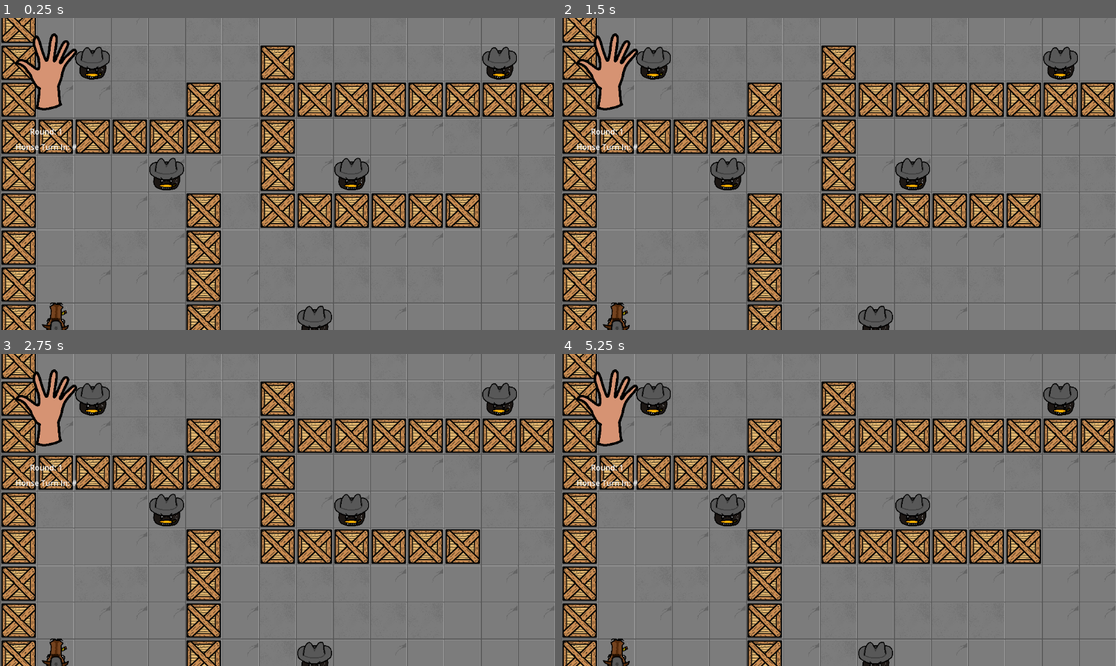
Above: before the commit, frames 1-4 (two rows, left to right).
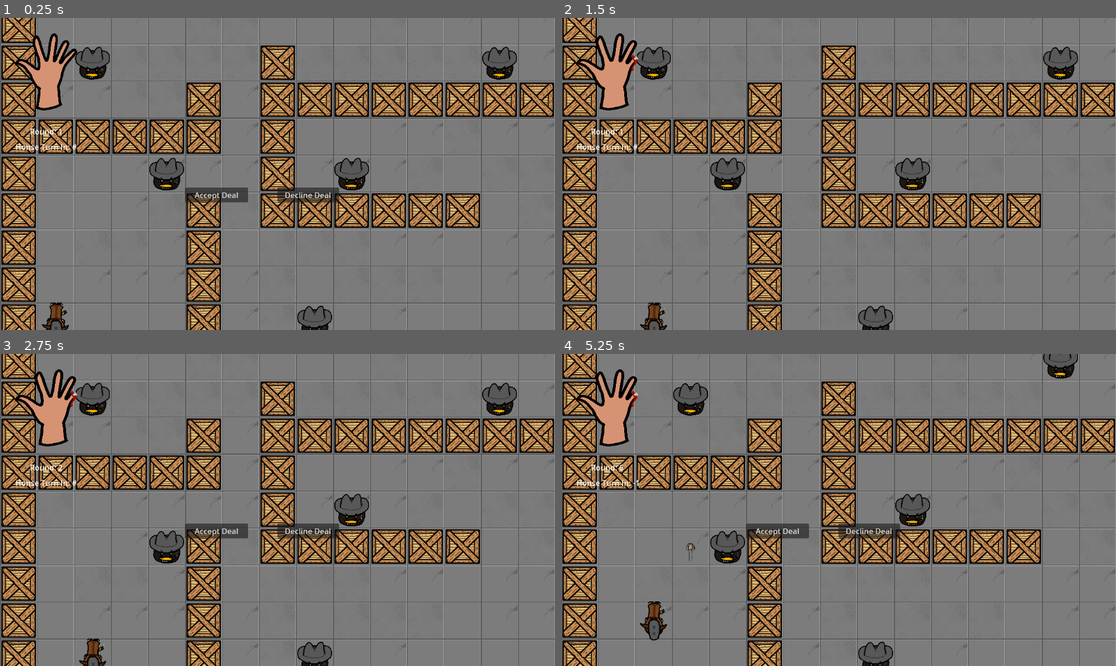
Above: after the commit, the same moments.

Repository: AT0M1X/TheHorseheadPact
Game: Godot game, scene res://scenes/main/Main.tscn
Two runs of this game, one before a commit and one after it. Both use one fixed random seed, a clock stepped at 60 frames per second and the inputs below.
Inputs (mouse positions are in pixels of both pictures, inside the frame that each line leads up to):
- Up to frame 1 (0.25 s): no input
- Up to frame 2 (1.5 s): click (871, 195) at 0.5 s, where only the run after the commit has a clickable "Decline Deal"; tap Enter at 1.25 s; hold D (move_right) from 1.28 s (still down); hold Space (shoot) from 1.28 s (still down)
- Up to frame 3 (2.75 s): release D (move_right) at 2.03 s; release Space (shoot) at 2.03 s; hold S (move_down) from 2.03 s (still down); tap Space (shoot) at 2.1 s
- Up to frame 4 (5.25 s): release S (move_down) at 2.75 s; click (777, 531) at 2.75 s, where only the run after the commit has a clickable "Accept Deal"; tap Enter at 3.5, 5 s; hold D (move_right) 3.53-4.28 s; hold Space (shoot) 3.53-4.28 s; hold W (move_up) 4.28-5.03 s; tap Space (shoot) at 4.35 s; hold A (move_left) from 5.03 s (still down); hold Space (shoot) from 5.03 s (still down)

The runs differ from the first frame. In frame 1, 0.9% of the frame differs, in the area x 33-62%, y 54-60%; in frame 2, 1.5%; in frame 3, 3.4%; in frame 4, 5.4%, in the area x 2-94%, y 0-100%.

Commit message:
Added some shit

Diff:
--- a/autoload/DealManager.gd
+++ b/autoload/DealManager.gd
@@ -5,14 +5,16 @@
 var deal_turn_modifier = 5
 var deal_accepted_flag = false
 var current_deal
+var next_forced_turn
+var fingers = 5
 
-var next_forced_turn
-
-signal deal_event_happened
-signal forced_turn_happened
+signal deal_event_start
+signal deal_event_end
 signal deal_event_accepted
 signal deal_event_declined
-signal deal
+signal forced_turn_start
+signal forced_turn_end
+signal forced_turn_action(action: String)
 
 func pick_deal():
 	current_deal = deal_list[deal_to_pick]
@@ -25,6 +27,7 @@
 
 func do_deal_event_turn(turn_number):
 	if not deal_accepted_flag and (turn_number % deal_turn_modifier + randi_range(-2, 2) == 0):
+		deal_event_start.emit()
 		pick_deal()
 		return true
 	else:
@@ -32,7 +35,8 @@
 
 func do_forced_turn(turn_number):
 	if turn_number == next_forced_turn:
-		deal.emit(current_deal)
+		forced_turn_start.emit()
+		forced_turn_action.emit(current_deal)
 		deal_accepted_flag = false
 		return true
 	else:
@@ -42,12 +46,17 @@
 	deal_accepted_flag = true
 	next_forced_turn = TurnManager.current_turn + randi_range(2, 5)
 	deal_event_accepted.emit()
-	deal_event_happened.emit()
+	deal_event_end.emit()
+	TurnManager.emit_to_ui()
 
 func deal_declined():
 	deal_accepted_flag = false
 	deal_event_declined.emit()
-	deal_event_happened.emit()
+	deal_event_end.emit()
+	TurnManager.emit_to_ui()
+
+	fingers -= 1
+	TurnManager.update_finger_counter.emit(fingers)
 
 func forced_turn_completed():
-	forced_turn_happened.emit()
+	forced_turn_end.emit()
--- a/autoload/TurnManager.gd
+++ b/autoload/TurnManager.gd
@@ -10,6 +10,9 @@
 signal reset_signal
 signal start_turn(current_turn)
 signal player_died
+signal update_finger_counter(fingers)
+signal update_turn_counter(current_turn)
+signal update_honse_counter()
 
 func reset():
 	emit_signal("reset_signal")
@@ -42,21 +45,29 @@
 	emit_signal("start_turn", current_turn)
 	var is_deal_event_turn = DealManager.do_deal_event_turn(current_turn)
 	if is_deal_event_turn:
-		await DealManager.deal_event_happened
+		await DealManager.deal_event_end
 
 	var is_forced_turn = DealManager.do_forced_turn(current_turn)
-	if is_forced_turn:
-		await DealManager.forced_turn_happened
+#	if is_forced_turn:
+#		await DealManager.forced_turn_end
 
 	player.take_turn()
 	await player.turn_done
+
+	# Let player update before next entity turn
+	await get_tree().physics_frame
+	await get_tree().process_frame
+
+	await process_bullets()
 	await process_enemies()
-	await process_bullets()
+
 
 	end_turn()
 
 func end_turn():
 	current_turn += 1
+	emit_to_ui()
+
 	if !game_over:
 		call_deferred("do_turn")
 
@@ -84,3 +95,10 @@
 
 	game_over = true
 	emit_signal("player_died")
+
+func emit_to_ui():
+	update_turn_counter.emit(current_turn)
+
+	if DealManager.next_forced_turn:
+		var turns_to_forced = DealManager.next_forced_turn - current_turn
+		update_honse_counter.emit(turns_to_forced)
--- a/scenes/user_interface/UserInterface.tscn
+++ b/scenes/user_interface/UserInterface.tscn
@@ -33,9 +33,29 @@
 horizontal_alignment = 1
 
 [node name="Honse Counter" type="Label" parent="UI Root"]
+layout_mode = 0
 offset_left = 32.0
 offset_top = 256.0
 offset_right = 160.0
 offset_bottom = 288.0
 text = "Honse Turn In: #"
 horizontal_alignment = 1
+
+[node name="Accept Deal" type="Button" parent="UI Root"]
+layout_mode = 0
+offset_left = 384.0
+offset_top = 352.0
+offset_right = 515.0
+offset_bottom = 383.0
+text = "Accept Deal"
+
+[node name="Decline Deal" type="Button" parent="UI Root"]
+layout_mode = 0
+offset_left = 576.0
+offset_top = 352.0
+offset_right = 704.0
+offset_bottom = 383.0
+text = "Decline Deal"
+
+[connection signal="pressed" from="UI Root/Accept Deal" to="." method="_on_accept_deal_pressed"]
+[connection signal="pressed" from="UI Root/Decline Deal" to="." method="_on_decline_deal_pressed"]
--- a/scripts/user_interface/UserInterface.gd
+++ b/scripts/user_interface/UserInterface.gd
@@ -3,6 +3,8 @@
 @onready var finger_counter: TextureRect = $"UI Root/Finger Counter"
 @onready var turn_counter: Label = $"UI Root/Turn Counter"
 @onready var honse_counter: Label = $"UI Root/Honse Counter"
+@onready var accept_button: Button = $"UI Root/Accept Deal"
+@onready var decline_button: Button = $"UI Root/Decline Deal"
 
 var fingers := [
 	preload("res://assets/art/0_-_Full_hand.png"),
@@ -14,10 +16,13 @@
 ]
 
 func _ready():
-	return
-	#TurnManager.connect("update_finger_counter", _update_finger_counter)
-	#TurnManager.connect("update_turn_counter", _update_turn_counter)
-	#TurnManager.connect("update_honse_counter", _update_honse_counter)
+	accept_button.visible = false
+	decline_button.visible = false
+
+	TurnManager.connect("update_finger_counter", _update_finger_counter)
+	TurnManager.connect("update_turn_counter", _update_turn_counter)
+	TurnManager.connect("update_honse_counter", _update_honse_counter)
+	DealManager.connect("deal_event_start", _show_deal)
 
 func _update_finger_counter(finger_count):
 	_set_icon_by_index(5 - finger_count)
@@ -25,9 +30,25 @@
 func _update_turn_counter(current_turn):
 	turn_counter.text = "Round: %s" % current_turn
 
-func _update_honse_counter():
-	return
+func _update_honse_counter(turns_to_forced):
+	honse_counter.text = "Honse Turn In: %s" % turns_to_forced
 
 func _set_icon_by_index(index):
 	if index >= 0 and index < fingers.size():
 		finger_counter.texture = fingers[index]
+
+func _show_deal():
+	accept_button.visible = true
+	decline_button.visible = true
+
+func _hide_deal():
+	accept_button.visible = false
+	decline_button.visible = false
+
+func _on_accept_deal_pressed() -> void:
+	DealManager.deal_accepted()
+	_hide_deal()
+
+func _on_decline_deal_pressed() -> void:
+	DealManager.deal_declined()
+	_hide_deal()
